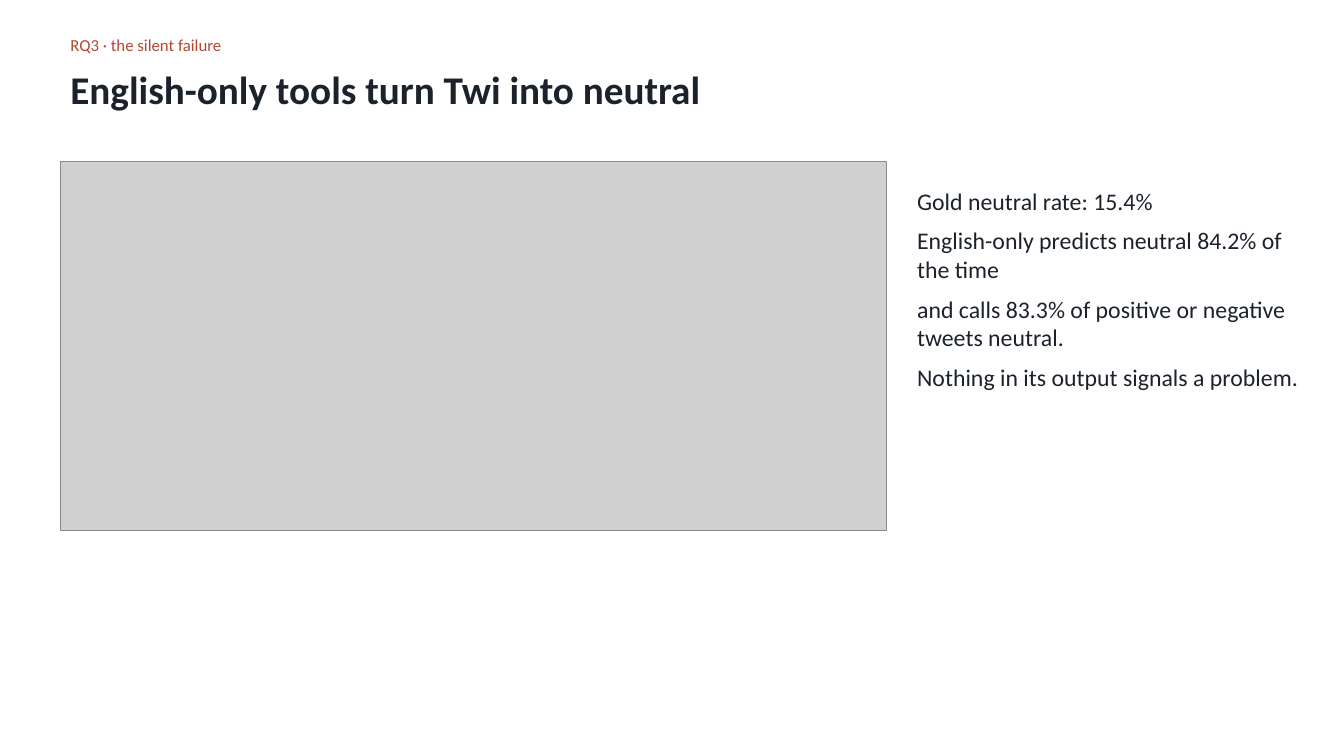
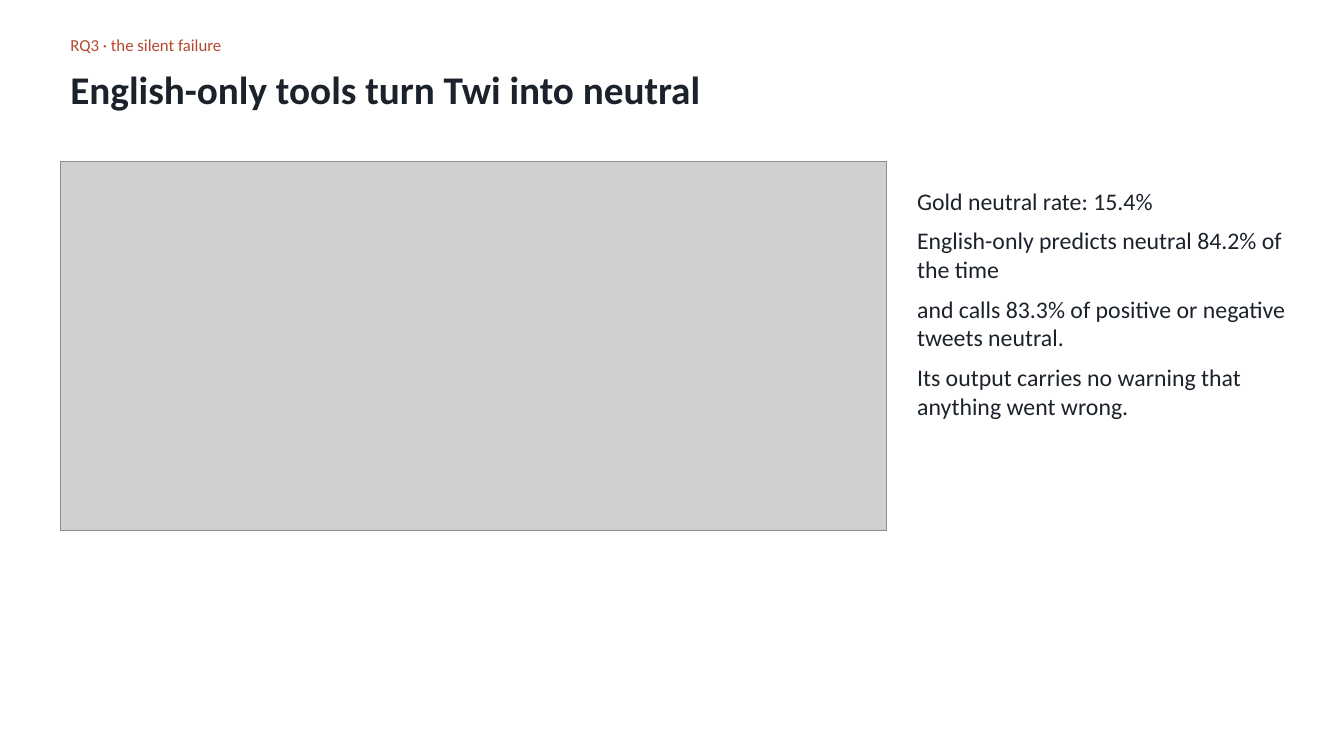
Before and after one commit to osamabinIaggin/dcit316-final-project, a slide deck: slide 9 of FINAL_PROJECT_22128981_GideonElormGlago_slides.pptx. Drawn at 1344x756 pixels with LibreOffice and Linux fonts; fonts in the diff are those of the drawing; grey boxes stand for pictures. Boxes give left, top, right and bottom in pixels: in the first picture for what was removed or moved away, otherwise in the second. Text is boxed around its words. In the diff, an @@ line names an element or a change of style, - is before the commit and + after.

```diff
--- a/FINAL_PROJECT_22128981_GideonElormGlago_slides.pptx
+++ b/FINAL_PROJECT_22128981_GideonElormGlago_slides.pptx
@@ text at box(917, 369, 1241, 419): text changed @@
-Nothing in its output signals a problem.
+Its output carries no warning that anything went wrong.
```
Also in this commit, not shown: 2 other slides changed, 9 other files.
